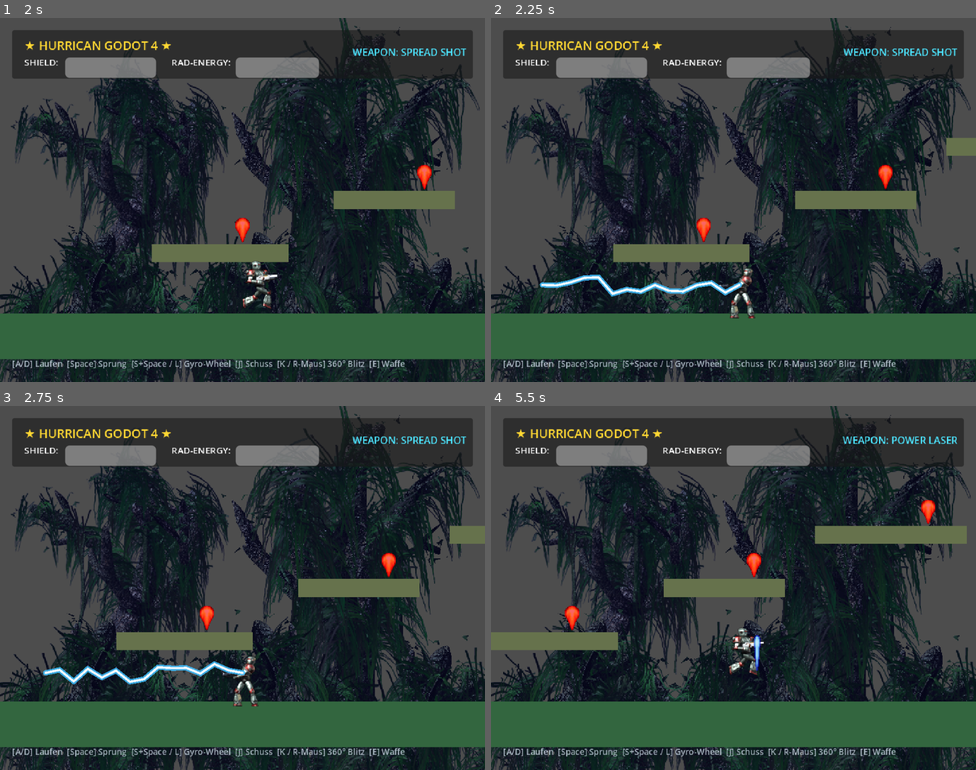
Above: before the commit, frames 1-4 (two rows, left to right).
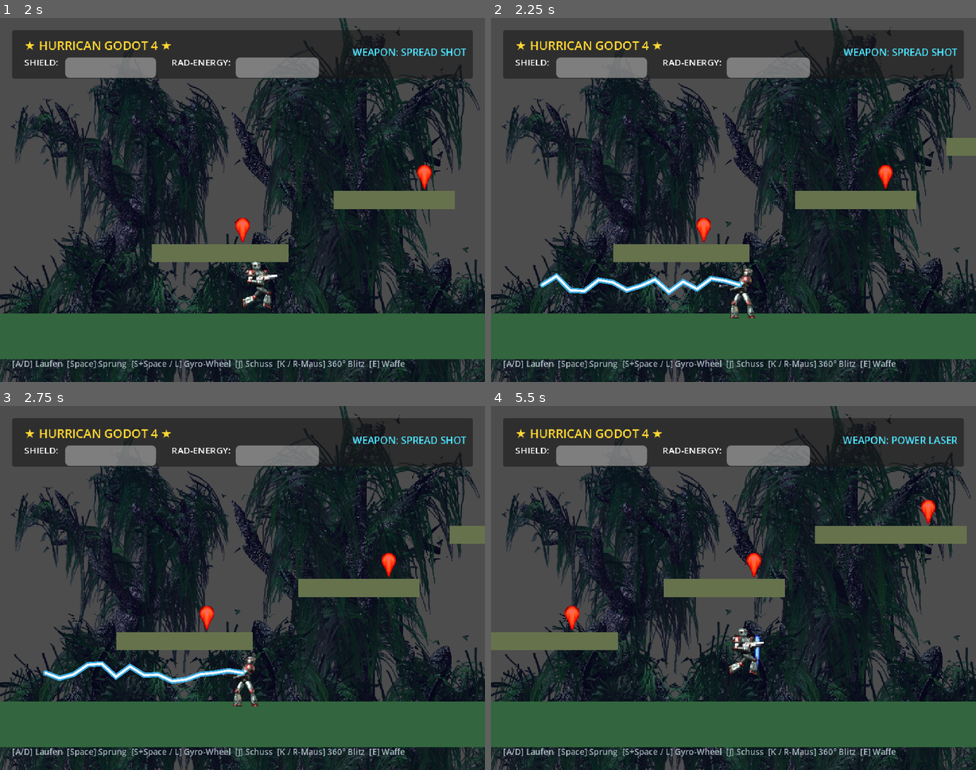
Above: after the commit, the same moments.

Repository: RobinNunkesser/gd-godot-hurrican
Game: Godot game, scene res://scenes/main.tscn
The game is run twice, just before and just after one commit, with the same random seed, the same clock (stepped at 60 frames per second) and the same inputs.
Inputs (mouse positions are in pixels of both pictures, inside the frame that each line leads up to):
- Up to frame 1 (2 s): tap Enter at 0.5 s; move the mouse to (349, 181) at 0.52 s; hold J (p1_shoot) 0.53-1.28 s; hold D (p1_right) from 0.53 s (still down); tap Space (p1_jump) at 0.77, 0.8, 1.07, 1.35, 1.52, 1.82 s; move the mouse to (145, 218) at 1.27 s; tap J (p1_shoot) at 1.55 s
- Up to frame 2 (2.25 s): move the mouse to (782, 119) at 2.02 s; release D (p1_right) at 2.03 s; hold A (p1_left) from 2.03 s (still down); hold K (p1_lightning) from 2.03 s (still down)
- Up to frame 3 (2.75 s): keep holding A (p1_left); keep holding K (p1_lightning); tap Space (p1_jump) at 2.3 s
- Up to frame 4 (5.5 s): move the mouse to (709, 660) at 2.77 s; release A (p1_left) at 2.78 s; release K (p1_lightning) at 2.78 s; hold D (p1_right) 2.78-4.28 s; tap J (p1_shoot) at 2.85, 4.55 s; tap Space (p1_jump) at 3.02, 3.32, 3.77, 3.8, 4.07, 4.52, 4.82, 5.3 s; move the mouse to (879, 642) at 3.52 s; tap E (p1_weapon_cycle) at 3.6 s; move the mouse to (588, 533) at 4.27 s; hold A (p1_left) 4.28-5.03 s; tap L (p1_wheel) at 4.35 s; move the mouse to (757, 588) at 5.02 s; hold D (p1_right) from 5.03 s (still down); hold J (p1_shoot) from 5.03 s (still down)

Frame 1 is identical in both runs. In frame 2, 1.1% of the frame differs, in the area x 10-52%, y 70-77%; in frame 3, 1.1%, in the area x 9-50%, y 70-77%; in frame 4, less than 0.1%.

Commit message:
fix(player): import all assets and ensure immediate synchronous sprite initialization

Diff:
--- a/scenes/main.gd
+++ b/scenes/main.gd
@@ -22,8 +22,7 @@
 	canvas_bg.layer = -5
 	var bg_sprite = TextureRect.new()
 	var bg_path = "res://assets/textures/environment/back_jungle.png"
-	if ResourceLoader.exists(bg_path):
-		bg_sprite.texture = load(bg_path)
+	bg_sprite.texture = HurricanPlayer.load_texture_safe(bg_path)
 	bg_sprite.set_anchors_preset(Control.PRESET_FULL_RECT)
 	bg_sprite.expand_mode = TextureRect.EXPAND_IGNORE_SIZE
 	bg_sprite.stretch_mode = TextureRect.STRETCH_KEEP_ASPECT_COVERED
@@ -93,6 +92,7 @@
 	add_child(player)
 
 	camera = Camera2D.new()
+	camera.enabled = true
 	camera.position_smoothing_enabled = true
 	camera.position_smoothing_speed = 8.0
 	camera.limit_left = 0
@@ -100,6 +100,7 @@
 	camera.limit_top = -200
 	camera.limit_bottom = 480
 	player.add_child(camera)
+	camera.reset_smoothing()
 
 func _spawn_targets() -> void:
 	var target_positions = [
--- a/scripts/lightning_beam.gd
+++ b/scripts/lightning_beam.gd
@@ -65,7 +65,7 @@
 	line_outer.visible = active
 	line_core.visible = active
 	if active:
-		if audio_player and audio_player.stream and not audio_player.playing:
+		if audio_player and audio_player.stream and is_inside_tree() and not audio_player.playing:
 			audio_player.play()
 	else:
 		if audio_player and audio_player.playing:
--- a/scripts/player.gd
+++ b/scripts/player.gd
@@ -52,8 +52,18 @@
 var tex_shoot_diag: Texture2D
 var tex_shoot_up: Texture2D
 
-func _ready() -> void:
+static func load_texture_safe(path: String) -> Texture2D:
+	if ResourceLoader.exists(path):
+		return load(path)
+	if FileAccess.file_exists(path):
+		var img = Image.load_from_file(ProjectSettings.globalize_path(path))
+		if img:
+			return ImageTexture.create_from_image(img)
+	return null
+
+func _init() -> void:
 	name = "Player"
+	z_index = 2
 	collision_layer = 2 # Player layer
 	collision_mask = 1  # Collides with World
 
@@ -63,28 +73,21 @@
 	_setup_lightning()
 	_setup_audio()
 
+func _ready() -> void:
 	health_changed.emit(health, MAX_HEALTH)
 	wheel_energy_changed.emit(wheel_energy, HurricanConfig.WHEEL_ENERGY_MAX)
 	weapon_changed.emit(current_weapon)
 
 func _load_textures() -> void:
 	var base = "res://assets/textures/player/"
-	if ResourceLoader.exists(base + "p1_hurri_idle.png"):
-		tex_idle = load(base + "p1_hurri_idle.png")
-	if ResourceLoader.exists(base + "p1_hurri_laufen.png"):
-		tex_run = load(base + "p1_hurri_laufen.png")
-	if ResourceLoader.exists(base + "p1_hurri_jump.png"):
-		tex_jump = load(base + "p1_hurri_jump.png")
-	if ResourceLoader.exists(base + "p1_hurri_crouch.png"):
-		tex_crouch = load(base + "p1_hurri_crouch.png")
-	if ResourceLoader.exists(base + "p1_hurri_rad.png"):
-		tex_rad = load(base + "p1_hurri_rad.png")
-	if ResourceLoader.exists(base + "p1_hurri_rundumschuss.png"):
-		tex_rundum = load(base + "p1_hurri_rundumschuss.png")
-	if ResourceLoader.exists(base + "p1_hurri_shootdiagonal.png"):
-		tex_shoot_diag = load(base + "p1_hurri_shootdiagonal.png")
-	if ResourceLoader.exists(base + "p1_hurri_shootup.png"):
-		tex_shoot_up = load(base + "p1_hurri_shootup.png")
+	tex_idle = load_texture_safe(base + "p1_hurri_idle.png")
+	tex_run = load_texture_safe(base + "p1_hurri_laufen.png")
+	tex_jump = load_texture_safe(base + "p1_hurri_jump.png")
+	tex_crouch = load_texture_safe(base + "p1_hurri_crouch.png")
+	tex_rad = load_texture_safe(base + "p1_hurri_rad.png")
+	tex_rundum = load_texture_safe(base + "p1_hurri_rundumschuss.png")
+	tex_shoot_diag = load_texture_safe(base + "p1_hurri_shootdiagonal.png")
+	tex_shoot_up = load_texture_safe(base + "p1_hurri_shootup.png")
 
 func _setup_collision() -> void:
 	collision_shape = CollisionShape2D.new()
@@ -220,7 +223,7 @@
 	if Input.is_action_just_pressed("p1_jump") and is_on_floor() and not is_crouching:
 		velocity.y = HurricanConfig.JUMP_VELOCITY
 		current_state = PlayerState.JUMP
-		if sfx_jump and sfx_jump.stream:
+		if sfx_jump and sfx_jump.stream and is_inside_tree():
 			sfx_jump.play()
 
 	# Variables Sprunghöhe-Gefühl (Taste früher loslassen kappt Sprunghöhe)
@@ -270,7 +273,7 @@
 
 func fire_weapon() -> void:
 	shot_cooldown = HurricanConfig.WEAPON_FIRE_DELAY[current_weapon]
-	if sfx_shoot and sfx_shoot.stream:
+	if sfx_shoot and sfx_shoot.stream and is_inside_tree():
 		sfx_shoot.play()
 
 	var spawn_pos = global_position + aim_direction * 18.0 + Vector2(0, -6)
Not shown, added: assets/icon.png.import
Not shown, added: assets/sfx/abzug.wav.import
Not shown, added: assets/sfx/ammo.wav.import
Not shown, added: assets/sfx/beamload.wav.import
Not shown, added: assets/sfx/beamload2.wav.import
Not shown, added: assets/sfx/blitz.wav.import
Not shown, added: assets/sfx/blitzende.wav.import
Not shown, added: assets/sfx/blitzhit.wav.import
Not shown, added: assets/sfx/blitzhit2.wav.import
Not shown, added: assets/sfx/blitzsave.wav.import
Not shown, added: assets/sfx/blitzstart.wav.import
Not shown, added: assets/sfx/blitzstartsave.wav.import
(and 63 more such lines)
